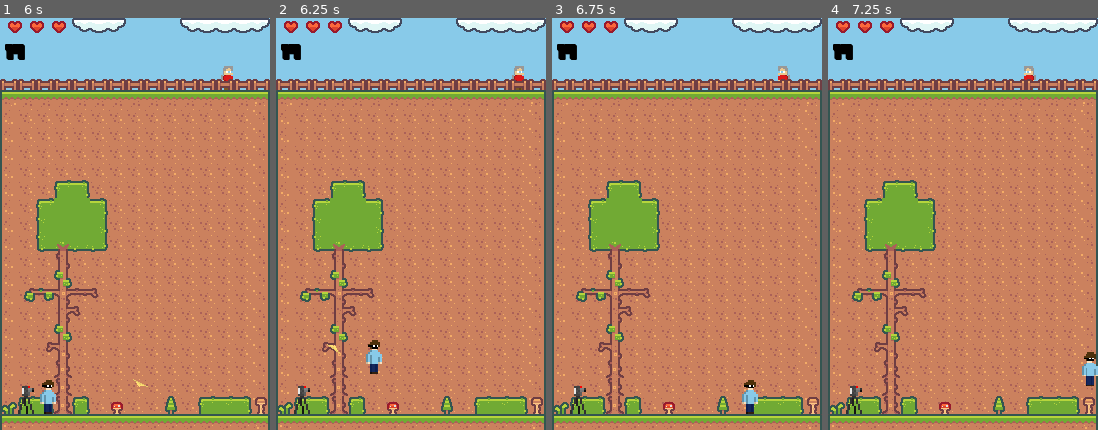
Above: before the commit, frames 1-4 (left to right).
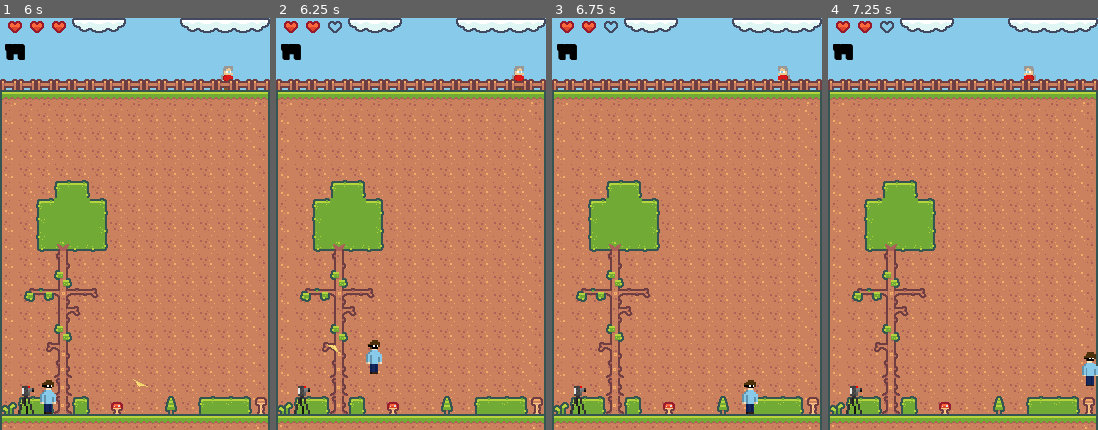
Above: after the commit, the same moments.

Repository: wardensdev/TomScottStop
Game: Godot game, scene res://Scenes/game.tscn
Two runs of this game, one before a commit and one after it. Both use one fixed random seed, a clock stepped at 60 frames per second and the inputs below.
Inputs:
- Up to frame 1 (6 s): hold D (MoveRight) 0.53-1.28 s; tap Space (Jump) at 0.77, 1.52, 3.02, 3.77, 4.52 s; hold A (MoveLeft) 1.28-2.03 s; hold D (MoveRight) 2.03-3.53 s; hold A (MoveLeft) 3.53-5.78 s; hold D (MoveRight) from 5.78 s (still down)
- Up to frame 2 (6.25 s): keep holding D (MoveRight); tap Space (Jump) at 6.02 s
- Up to frame 3 (6.75 s): keep holding D (MoveRight)
- Up to frame 4 (7.25 s): keep holding D (MoveRight); tap Space (Jump) at 6.77 s

Frame 1 is identical in both runs. In frame 2, 0.1% of the frame differs, in the area x 19-25%, y 0-4%; in frame 3, 0.1%; in frame 4, 0.1%.
Error before the commit: Parse Error: Preload file "res://Assets/Visuals/tile_0044.png" does not exist. (res://Scenes/UI/Hearts.gd:3)

Commit message:
cleanup, file path bugfix

Diff:
--- a/Scenes/Tom.gd
+++ b/Scenes/Tom.gd
@@ -1,8 +1,11 @@
 extends Sprite2D
 
 const MAX_SPEED = 1.0
+var move_speed_adj = 0.0
+var move_left = false
 
-var move_speed_adj = 0.0
+var base_throw_interval = 5
+var throw_interval_adj = 1.0
 
 enum ProgressionType{
 	BASE,
@@ -10,10 +13,6 @@
 }
 
 var next_progression = ProgressionType.ADJ
-
-var base_throw_interval = 5
-var throw_interval_adj = 1.0
-var move_left = false
 
 var cymbal_res = preload("res://Scenes/ThrownObjects/cymbal.tscn")
 var tom1_res = preload("res://Scenes/ThrownObjects/tom_1.tscn")
@@ -24,7 +23,7 @@
 	$ThrowTimer.start(5.0)
 
 
-func _process(delta):
+func _process(_delta):
 
 	if move_left:
 		self.global_position.x += MAX_SPEED + move_speed_adj
--- a/Scenes/UI/Hearts.gd
+++ b/Scenes/UI/Hearts.gd
@@ -1,7 +1,7 @@
 extends HBoxContainer
 
-var full_heart_res = preload("res://Assets/Visuals/tile_0044.png")
-var empty_heart_res = preload("res://Assets/Visuals/tile_0046.png")
+var full_heart_res = preload("res://Assets/Visuals/HeartFull.png")
+var empty_heart_res = preload("res://Assets/Visuals/HeartEmpty.png")
 
 func _on_protagonist_health_changed(health):
 
